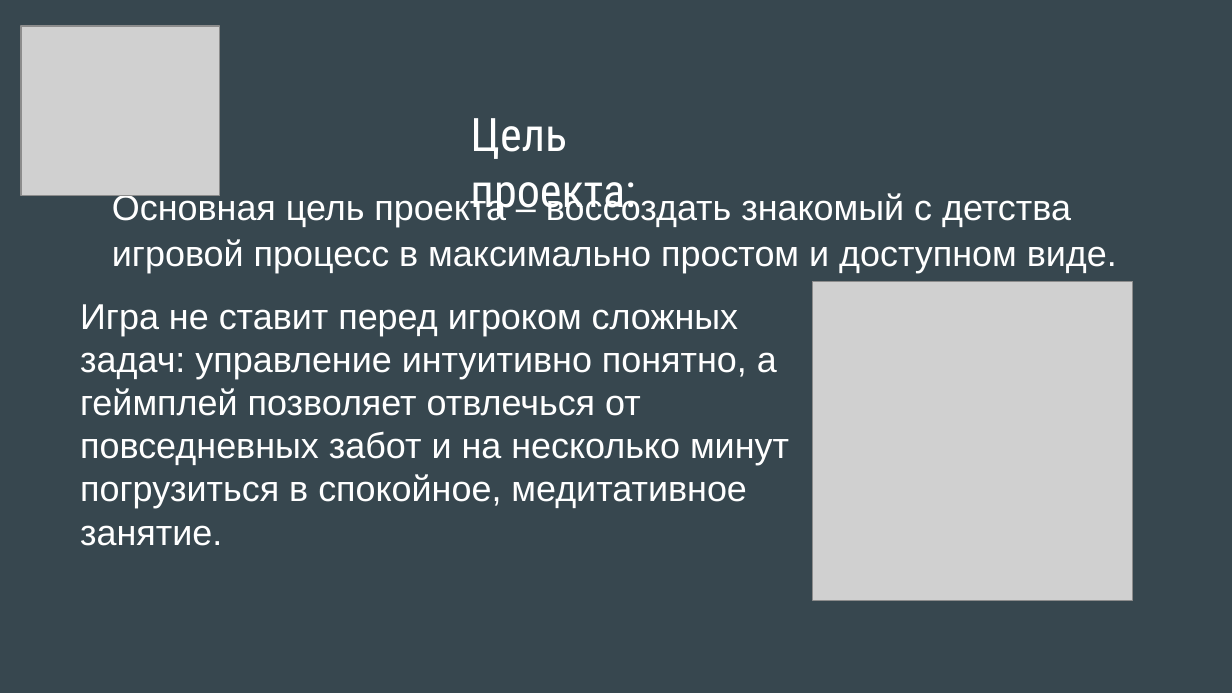
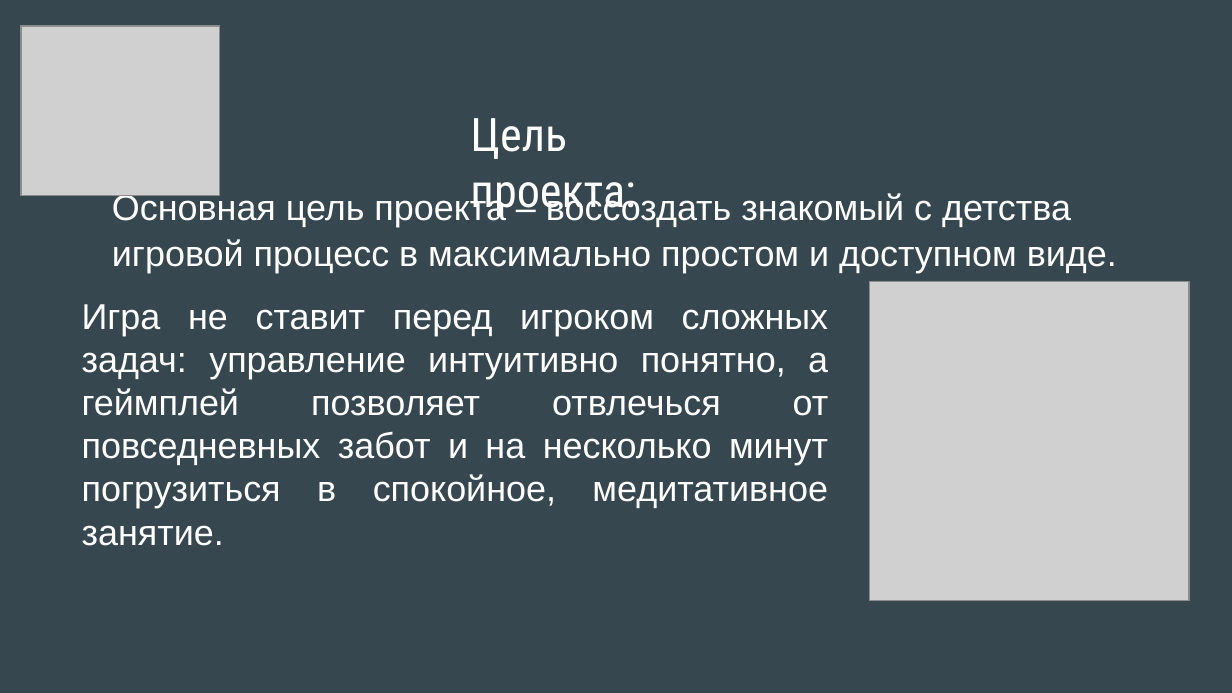
Before and after one commit to SchoolCodeMumladze/Game_Snake, a slide deck: slide 2 of Игра “Змейка”.pptx. Drawn at 1232x693 pixels with LibreOffice and Linux fonts; fonts in the diff are those of the drawing; grey boxes stand for pictures. Boxes give left, top, right and bottom in pixels: in the first picture for what was removed or moved away, otherwise in the second. Text is boxed around its words. In the diff, an @@ line names an element or a change of style, - is before the commit and + after.

```diff
--- a/Игра “Змейка”.pptx
+++ b/Игра “Змейка”.pptx
@@ text "Игра не ставит перед игроком ..." at [82, 304, 829, 546]: alignment left to justified @@
@@ picture: place and size @@
-picture at [813, 281, 1132, 600]
+picture at [870, 281, 1189, 600]
```
Also in this commit, not shown: 5 other slides changed, 4 other files.
